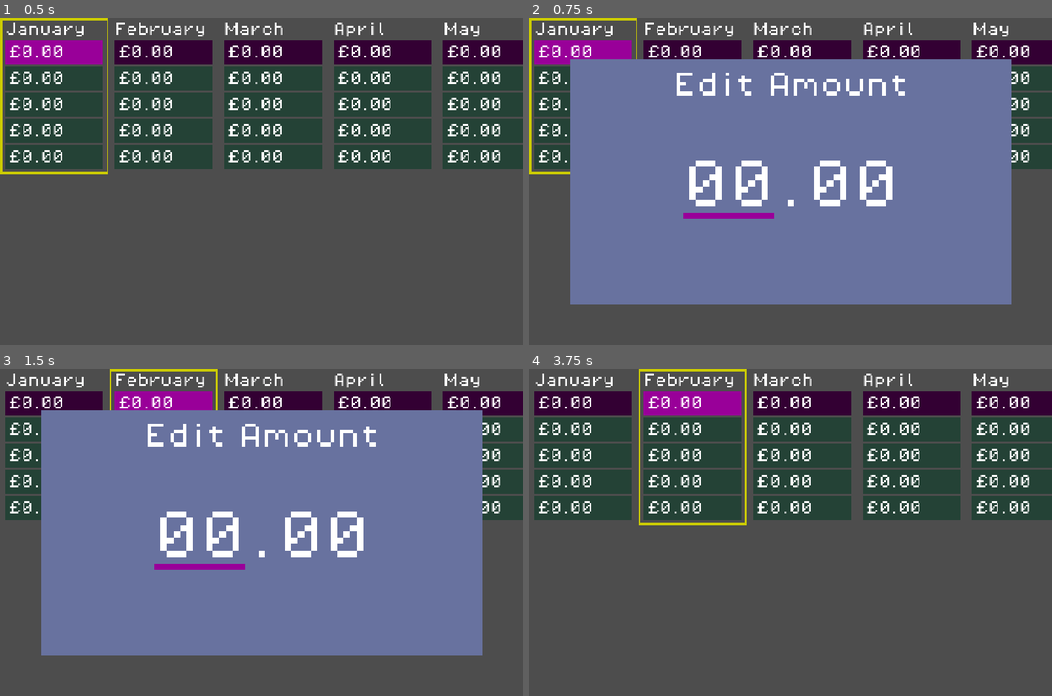
Above: before the commit, frames 1-4 (two rows, left to right).
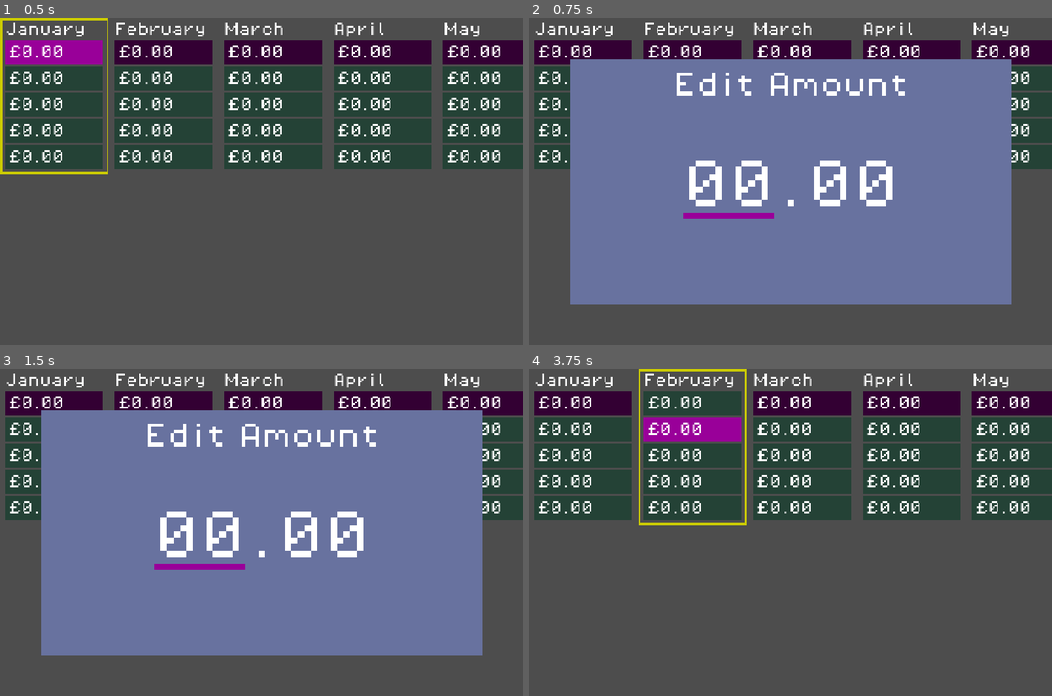
Above: after the commit, the same moments.

Repository: phrasmotica/budget-visualiser
Game: Godot game, scene res://scenes/ui/year_grid/year_grid.tscn
Same seed, same stepped clock (60 frames per second), same inputs: the game is played once before the commit and once after it. This scene is started directly instead of the project's main scene.
Inputs:
- Up to frame 1 (0.5 s): no input
- Up to frame 2 (0.75 s): tap Enter (ui_accept) at 0.5 s; hold Right (ui_right) from 0.53 s (still down); tap Shift (bulk_modifier) at 0.6 s
- Up to frame 3 (1.5 s): tap Enter (ui_accept) at 0.77, 1.25 s; release Right (ui_right) at 1.28 s; hold Down (ui_down) from 1.28 s (still down); tap Shift (bulk_modifier) at 1.35 s
- Up to frame 4 (3.75 s): tap Enter (ui_accept) at 1.52, 2, 2.75, 3.02, 3.5 s; release Down (ui_down) at 2.03 s; hold Right (ui_right) 2.03-2.78 s; tap Shift (bulk_modifier) at 2.1, 2.85, 3.6 s; hold Up (ui_up) 2.78-3.53 s; hold Left (ui_left) from 3.53 s (still down)

Frame 1 is identical in both runs. In frame 2, 1.6% of the frame differs, in the area x 0-21%, y 0-48%; in frame 3, 1.2%; in frame 4, 2.6%, in the area x 21-41%, y 6-23%.

Commit message:
Ensure the highlighted MonthGrid is idle while the AmountEntryModal is shown

Diff:
--- a/scenes/ui/year_grid/month_grid_manager.gd
+++ b/scenes/ui/year_grid/month_grid_manager.gd
@@ -4,9 +4,20 @@
 @export
 var month_grids: Array[MonthGrid] = []
 
+var _highlighted_index := -1
+
 func highlight(index: int) -> void:
+	_highlighted_index = index
+
+	_refresh()
+
+func pause() -> void:
 	for i in month_grids.size():
-		if i == index:
+		month_grids[i].unhighlight()
+
+func _refresh() -> void:
+	for i in month_grids.size():
+		if i == _highlighted_index:
 			month_grids[i].highlight()
 		else:
 			month_grids[i].unhighlight()
--- a/scenes/ui/year_grid/states/year_grid_state_disabled.gd
+++ b/scenes/ui/year_grid/states/year_grid_state_disabled.gd
@@ -3,6 +3,8 @@
 
 func _enter_tree() -> void:
 	print("%s is now disabled" % _year_grid.name)
+
+	_month_grid_manager.pause()
 
 	SignalHelper.once(
 		AmountEvents.entry_finished,
